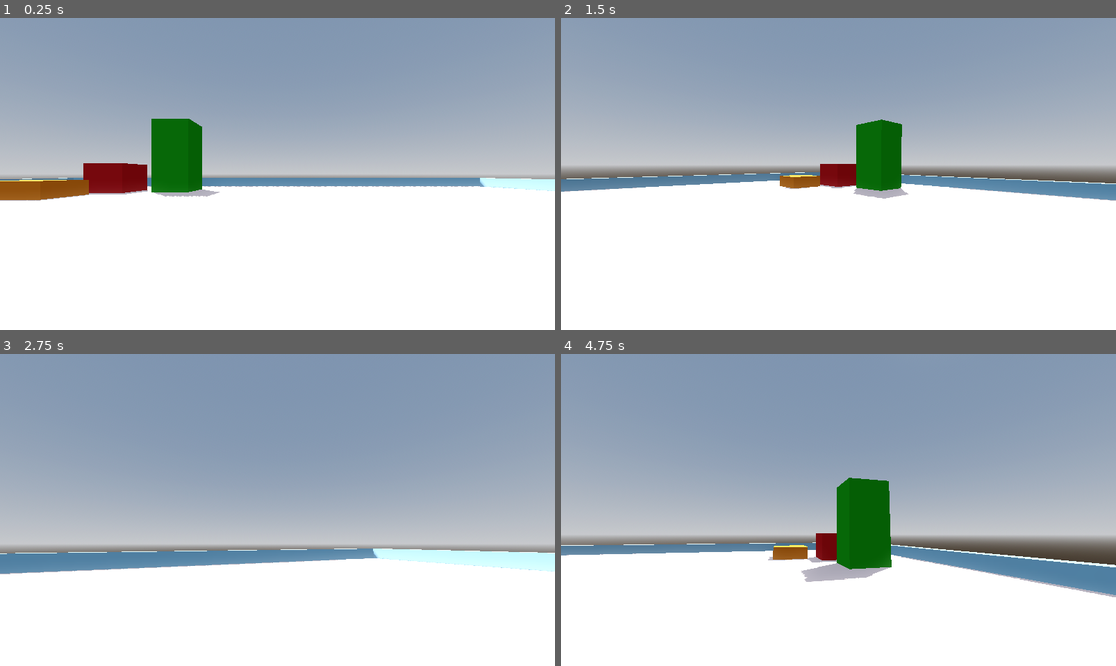
Above: before the commit, frames 1-4 (two rows, left to right).
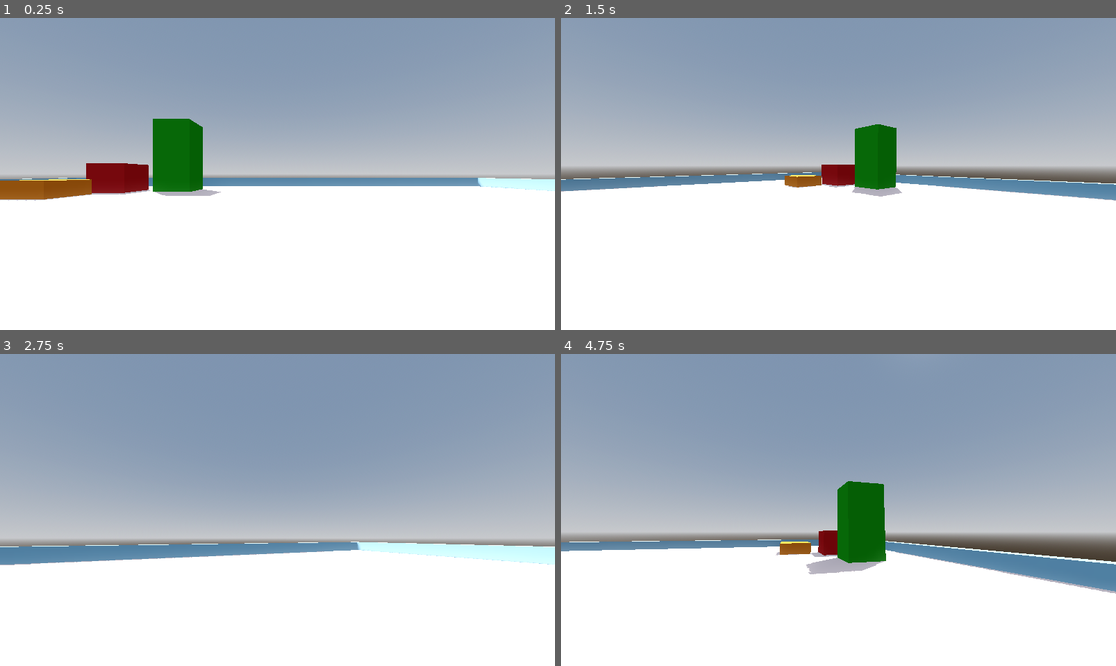
Above: after the commit, the same moments.

Repository: oudarya/murk
Game: Godot game, scene res://initial_setup_debug/debug_initial_level.tscn
The game is run twice, just before and just after one commit, with the same random seed, the same clock (stepped at 60 frames per second) and the same inputs. The project has no main scene, so this scene is started directly.
Inputs (mouse positions are in pixels of both pictures, inside the frame that each line leads up to):
- Up to frame 1 (0.25 s): no input
- Up to frame 2 (1.5 s): tap Enter at 0.5 s; move the mouse to (866, 174) at 0.52 s; hold Shift (sprint) 0.53-1.28 s; hold W (forward) from 0.53 s (still down); tap Space (jump) at 0.77 s; move the mouse to (810, 174) at 1.27 s; tap Shift (sprint) at 1.35 s
- Up to frame 3 (2.75 s): keep holding W (forward); tap Space (jump) at 1.52 s; move the mouse to (288, 503) at 2.02 s; hold Shift (sprint) from 2.03 s (still down)
- Up to frame 4 (4.75 s): keep holding W (forward); move the mouse to (832, 516) at 2.77 s; release Shift (sprint) at 2.78 s; tap Shift (sprint) at 2.85, 4.35 s; tap Space (jump) at 3.02, 3.77, 4.52 s; move the mouse to (877, 513) at 3.52 s; hold Shift (sprint) 3.53-4.28 s; move the mouse to (794, 506) at 4.27 s

The runs differ from the first frame. In frame 1, 0.3% of the frame differs, in the area x 0-95%, y 32-59%; in frame 2, 0.8%; in frame 3, 6.4%, in the area x 0-100%, y 59-71%; in frame 4, 5.7%.

Commit message:
field of view on movement based on player speed implemented

Diff:
--- a/initial_setup_debug/player_fp.gd
+++ b/initial_setup_debug/player_fp.gd
@@ -11,6 +11,11 @@
 var bob_amplitude : float = 0.08
 var bob_def : float = 0.0
 
+#fov variables
+var base_fov : float = 75.0
+var change_in_fov : float = 1.5
+
+#extended nodes as variables
 @onready var head : Node3D = $head
 @onready var player_camera : Camera3D = $head/player_camera
 
@@ -63,6 +68,11 @@
 	bob_def += delta * velocity.length() * float(is_on_floor())
 	player_camera.transform.origin = _player_head_bob(bob_def)
 
+	#fov change with player motion
+	var velocity_clamped = clamp(velocity.length(), 0.5, 15.0)
+	var target_fov = base_fov + change_in_fov * velocity_clamped
+	player_camera.fov = lerp(player_camera.fov, target_fov, delta * 8.0)
+
 	move_and_slide()
 
 func _player_head_bob(bob_time) -> Vector3:
